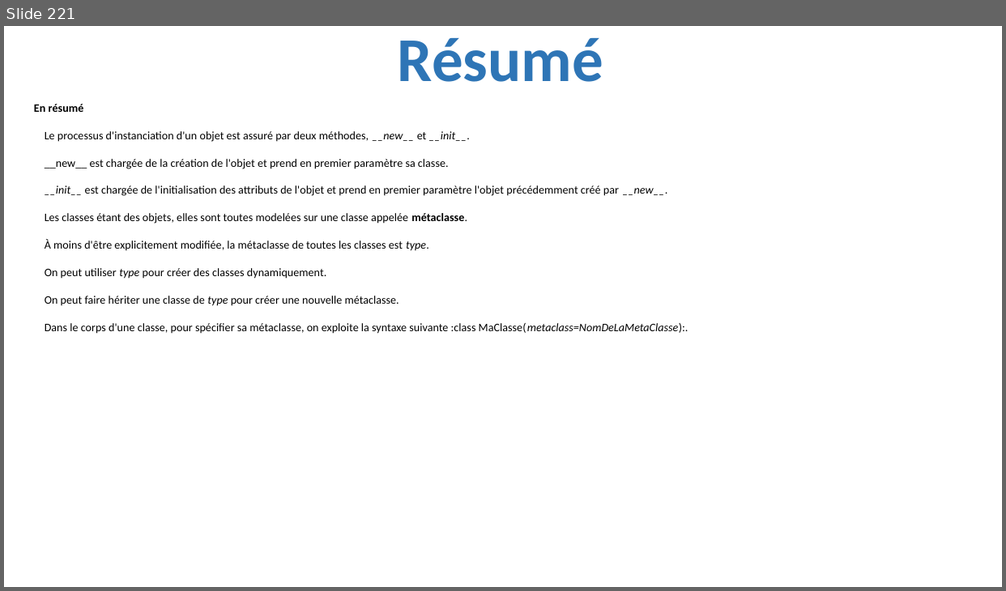
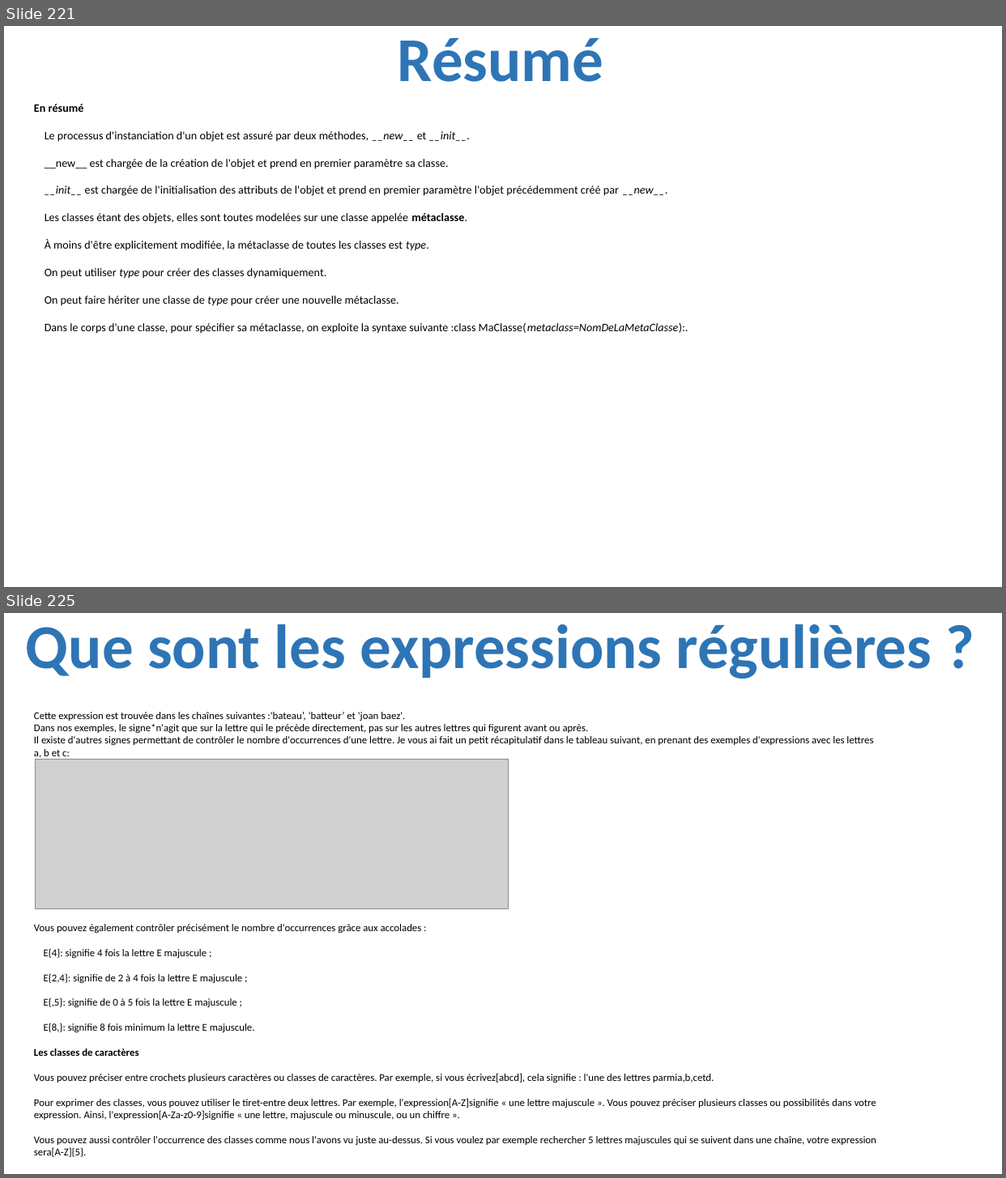
Before and after one commit to julienPalleau/PythonDoc, a slide deck: Python-resume.pptx. Shown one above the other, each under a label of ours: slide 221 before the commit, slides 221 and 225 after it; the slides between them are not shown. The pictures are 1006x591 and 1006x1178 pixels, drawn with LibreOffice and Linux fonts; fonts in the diff are those of the drawing; grey boxes stand for pictures. Boxes give left, top, right and bottom in pixels: in the first picture for what was removed or moved away, otherwise in the second. Text is boxed around its words. In the diff, an @@ line names an element or a change of style, - is before the commit and + after.

Commit message:
Manipulez les expressions regulieres

```diff
--- a/Python-resume.pptx
+++ b/Python-resume.pptx
@@ slide 225 added at (4, 613, 1002, 1174), background #FFFFFF @@
@@ title added at (26, 624, 931, 679), 60 pt, text #2E75B6, bold @@
+Que sont les expressions régulières ?
@@ text added at (34, 712, 876, 1157), 10 pt, text #000000 @@
+Cette expression est trouvée dans les chaînes suivantes :'bateau’, 'batteur’ et 'joan baez'.
+Dans nos exemples, le signe*n'agit que sur la lettre qui le précède directement, pas sur les autres lettres qui figurent avant ou après.
+Il existe d'autres signes permettant de contrôler le nombre d'occurrences d'une lettre. Je vous ai fait un petit récapitulatif dans le tableau suivant, en prenant des exemples d'expressions avec les lettres a, b et c:
+Vous pouvez également contrôler précisément le nombre d'occurrences grâce aux accolades :
+E{4}: signifie 4 fois la lettre E majuscule ;
+E{2,4}: signifie de 2 à 4 fois la lettre E majuscule ;
+E{,5}: signifie de 0 à 5 fois la lettre E majuscule ;
+E{8,}: signifie 8 fois minimum la lettre E majuscule.
+Les classes de caractères
+Vous pouvez préciser entre crochets plusieurs caractères ou classes de caractères. Par exemple, si vous écrivez[abcd], cela signifie : l'une des lettres parmia,b,cetd.
+Pour exprimer des classes, vous pouvez utiliser le tiret-entre deux lettres. Par exemple, l'expression[A-Z]signifie « une lettre majuscule ». Vous pouvez préciser plusieurs classes ou possibilités dans votre expression. Ainsi, l'expression[A-Za-z0-9]signifie « une lettre, majuscule ou minuscule, ou un chiffre ».
+Vous pouvez aussi contrôler l'occurrence des classes comme nous l'avons vu juste au-dessus. Si vous voulez par exemple rechercher 5 lettres majuscules qui se suivent dans une chaîne, votre expression sera[A-Z]{5}.
@@ picture added at (36, 759, 509, 909) @@
```
Also in this commit, not shown: 5 other slides added.
